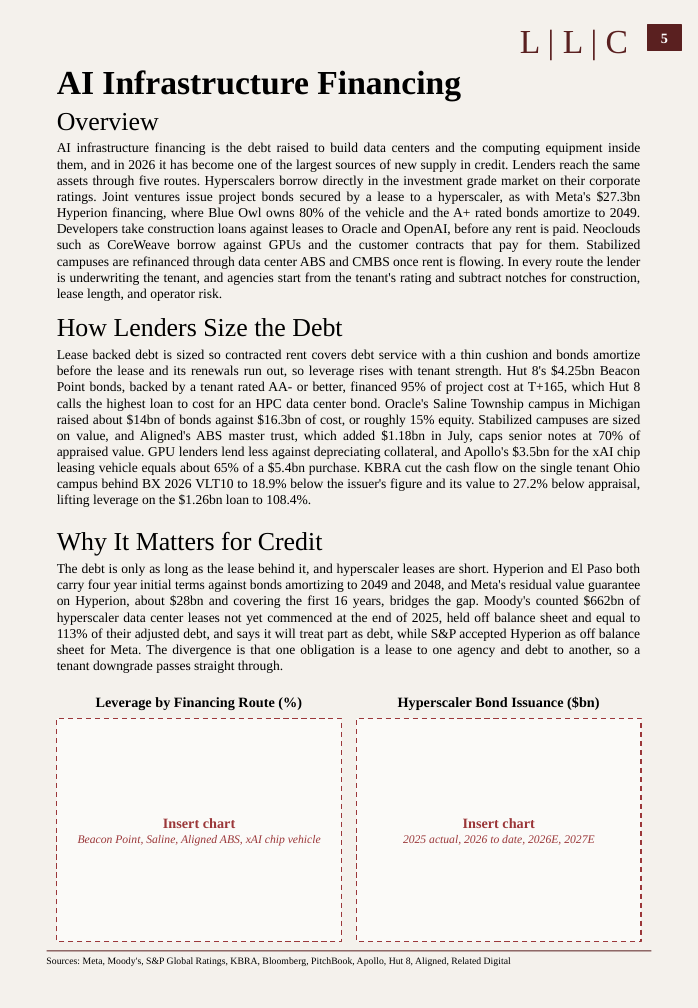
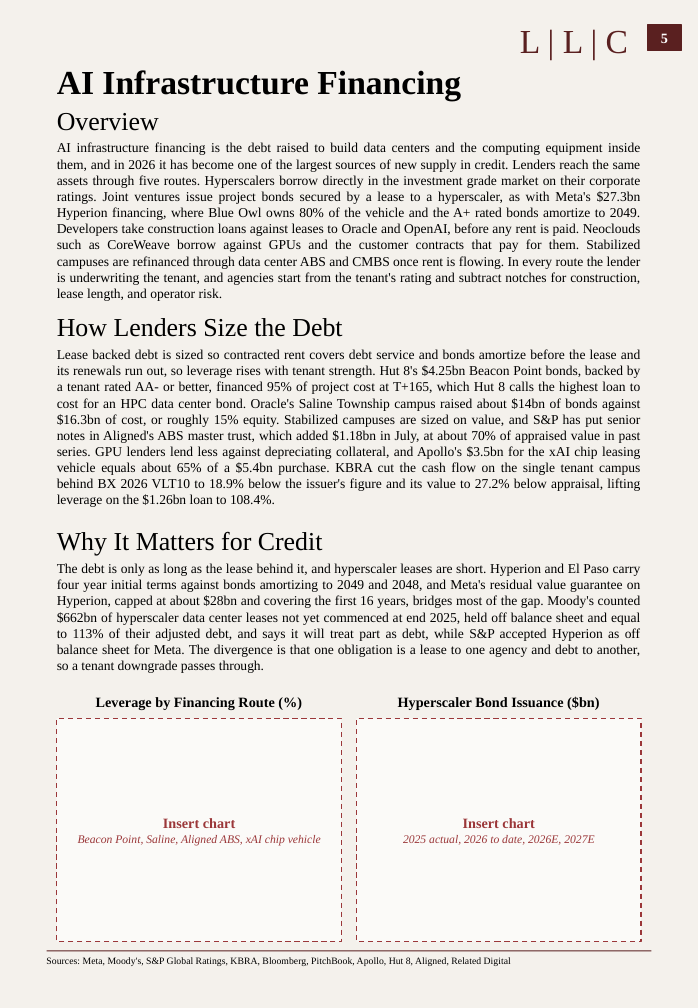
Before and after one commit to Wmccoach-source/LLC-Research-Monthly-File, a slide deck: slide 2 of outputs/LLC_AI_Infrastructure_Case_Study.pptx. Drawn at 698x1008 pixels with LibreOffice and Linux fonts; fonts in the diff are those of the drawing; background and template pictures are left out. Boxes give left, top, right and bottom in pixels: in the first picture for what was removed or moved away, otherwise in the second. Text is boxed around its words. In the diff, an @@ line names an element or a change of style, - is before the commit and + after.

```diff
--- a/outputs/LLC_AI_Infrastructure_Case_Study.pptx
+++ b/outputs/LLC_AI_Infrastructure_Case_Study.pptx
@@ text at [57, 349, 641, 507]: text changed @@
-Lease backed debt is sized so contracted rent covers debt service with a thin cushion and bonds amortize before the lease and its renewals run out, so leverage rises with tenant strength. Hut 8's $4.25bn Beacon Point bonds, backed by a tenant rated AA- or better, financed 95% of project cost at T+165, which Hut 8 calls the highest loan to cost for an HPC data center bond. Oracle's Saline Township campus in Michigan raised about $14bn of bonds against $16.3bn of cost, or roughly 15% equity. Stabilized campuses are sized on value, and Aligned's ABS master trust, which added $1.18bn in July, caps senior notes at 70% of appraised value. GPU lenders lend less against depreciating collateral, and Apollo's $3.5bn for the xAI chip leasing vehicle equals about 65% of a $5.4bn purchase. KBRA cut the cash flow on the single tenant Ohio campus behind BX 2026 VLT10 to 18.9% below the issuer's figure and its value to 27.2% below appraisal, lifting leverage on the $1.26bn loan to 108.4%.
+Lease backed debt is sized so contracted rent covers debt service and bonds amortize before the lease and its renewals run out, so leverage rises with tenant strength. Hut 8's $4.25bn Beacon Point bonds, backed by a tenant rated AA- or better, financed 95% of project cost at T+165, which Hut 8 calls the highest loan to cost for an HPC data center bond. Oracle's Saline Township campus raised about $14bn of bonds against $16.3bn of cost, or roughly 15% equity. Stabilized campuses are sized on value, and S&P has put senior notes in Aligned's ABS master trust, which added $1.18bn in July, at about 70% of appraised value in past series. GPU lenders lend less against depreciating collateral, and Apollo's $3.5bn for the xAI chip leasing vehicle equals about 65% of a $5.4bn purchase. KBRA cut the cash flow on the single tenant campus behind BX 2026 VLT10 to 18.9% below the issuer's figure and its value to 27.2% below appraisal, lifting leverage on the $1.26bn loan to 108.4%.
@@ text at [57, 563, 641, 673]: text changed @@
-The debt is only as long as the lease behind it, and hyperscaler leases are short. Hyperion and El Paso both carry four year initial terms against bonds amortizing to 2049 and 2048, and Meta's residual value guarantee on Hyperion, about $28bn and covering the first 16 years, bridges the gap. Moody's counted $662bn of hyperscaler data center leases not yet commenced at the end of 2025, held off balance sheet and equal to 113% of their adjusted debt, and says it will treat part as debt, while S&P accepted Hyperion as off balance sheet for Meta. The divergence is that one obligation is a lease to one agency and debt to another, so a tenant downgrade passes straight through.
+The debt is only as long as the lease behind it, and hyperscaler leases are short. Hyperion and El Paso carry four year initial terms against bonds amortizing to 2049 and 2048, and Meta's residual value guarantee on Hyperion, capped at about $28bn and covering the first 16 years, bridges most of the gap. Moody's counted $662bn of hyperscaler data center leases not yet commenced at end 2025, held off balance sheet and equal to 113% of their adjusted debt, and says it will treat part as debt, while S&P accepted Hyperion as off balance sheet for Meta. The divergence is that one obligation is a lease to one agency and debt to another, so a tenant downgrade passes through.
```
Also in this commit, not shown: 2 other slides changed, 6 other files.
